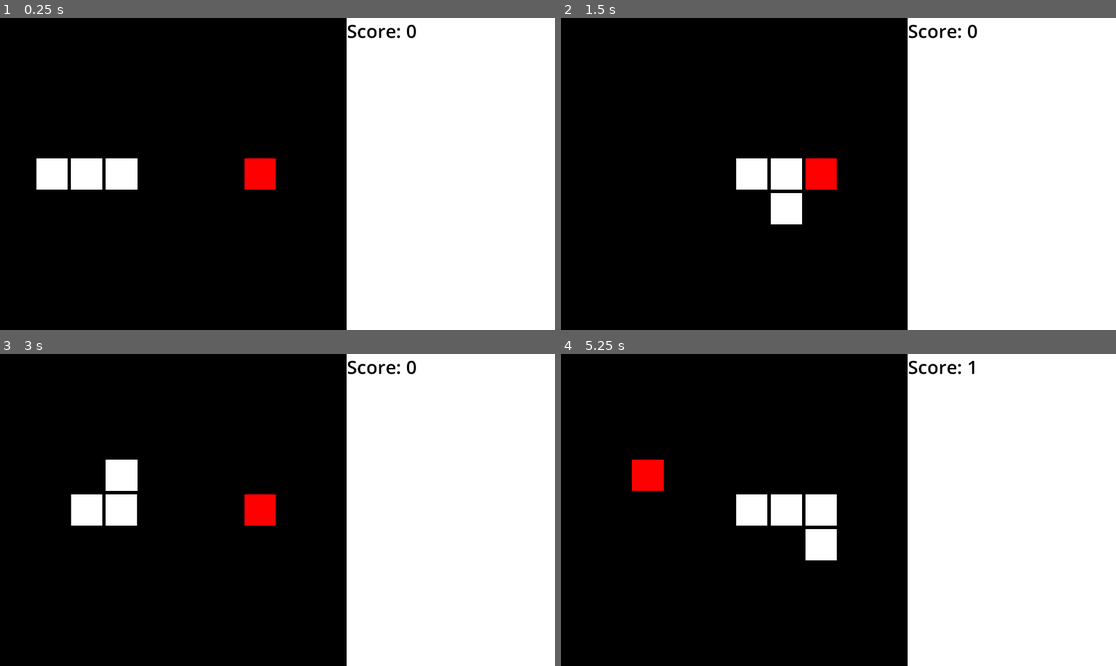
Above: before the commit, frames 1-4 (two rows, left to right).
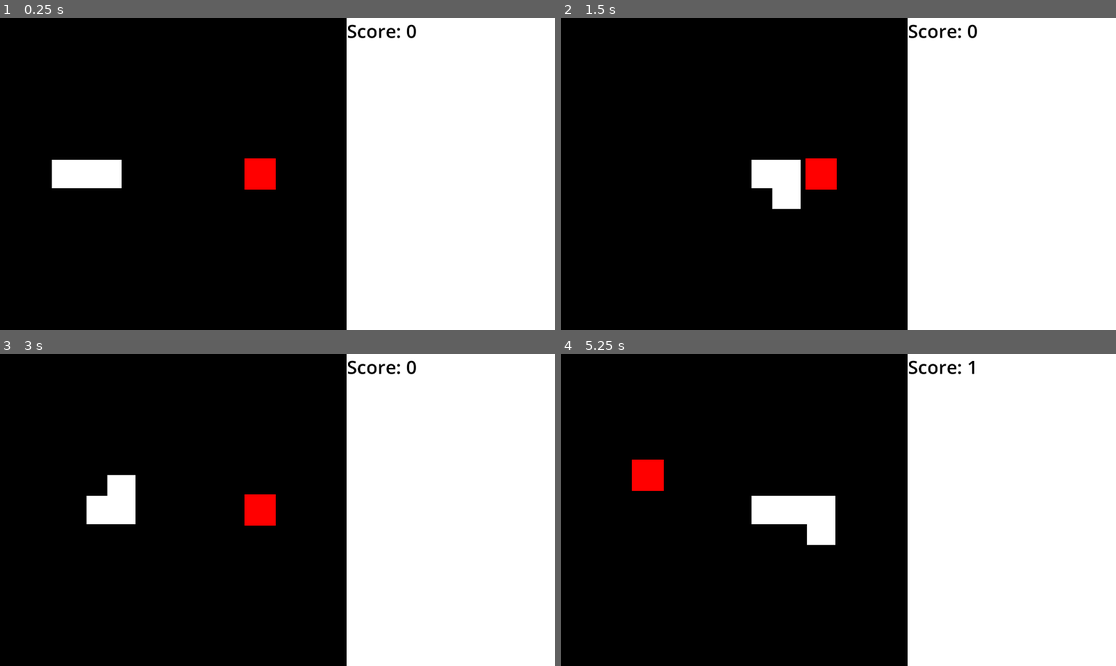
Above: after the commit, the same moments.

Repository: aaronnoyes/snkae2
Game: Godot game, scene res://main.tscn
Two runs of this game, one before a commit and one after it. Both use one fixed random seed, a clock stepped at 60 frames per second and the inputs below.
Inputs:
- Up to frame 1 (0.25 s): no input
- Up to frame 2 (1.5 s): tap Enter at 0.5 s; hold Right (ui_right) 0.53-1.28 s; hold Down (ui_down) from 1.28 s (still down)
- Up to frame 3 (3 s): release Down (ui_down) at 2.03 s; hold Right (ui_right) 2.03-2.78 s; hold Up (ui_up) from 2.78 s (still down)
- Up to frame 4 (5.25 s): release Up (ui_up) at 3.53 s; hold Left (ui_left) 3.53-5.03 s; hold Down (ui_down) from 5.03 s (still down)

The runs differ from the first frame. In frame 1, 0.8% of the frame differs, in the area x 6-25%, y 44-56%; in frame 2, 0.8%; in frame 3, 0.8%; in frame 4, 0.9%, in the area x 31-50%, y 44-67%.

Commit message:
polyline

Diff:
--- a/game.gd
+++ b/game.gd
@@ -142,8 +142,17 @@
 	draw_rect(rect, Config.bg_color)
 
 func draw_snake() -> void:
+	var segment_centers: PackedVector2Array = []
 	for index in range(segments.size()):
-		draw_segment(index)
+		var center = get_segment_center(index)
+		segment_centers.append(center)
+	draw_polyline(segment_centers, Color.WHITE, Config.cell_size * 0.8, true)
+
+func get_segment_center(index: int) -> Vector2:
+	var segment = segments[index]
+	var cell_size = Config.cell_size
+	var top_left = segment * cell_size
+	return Vector2(top_left.x + cell_size/2, top_left.y + cell_size/2)
 
 func draw_segment(index: int) -> void:
 	var reversed_index = segments.size() - 1 - index
